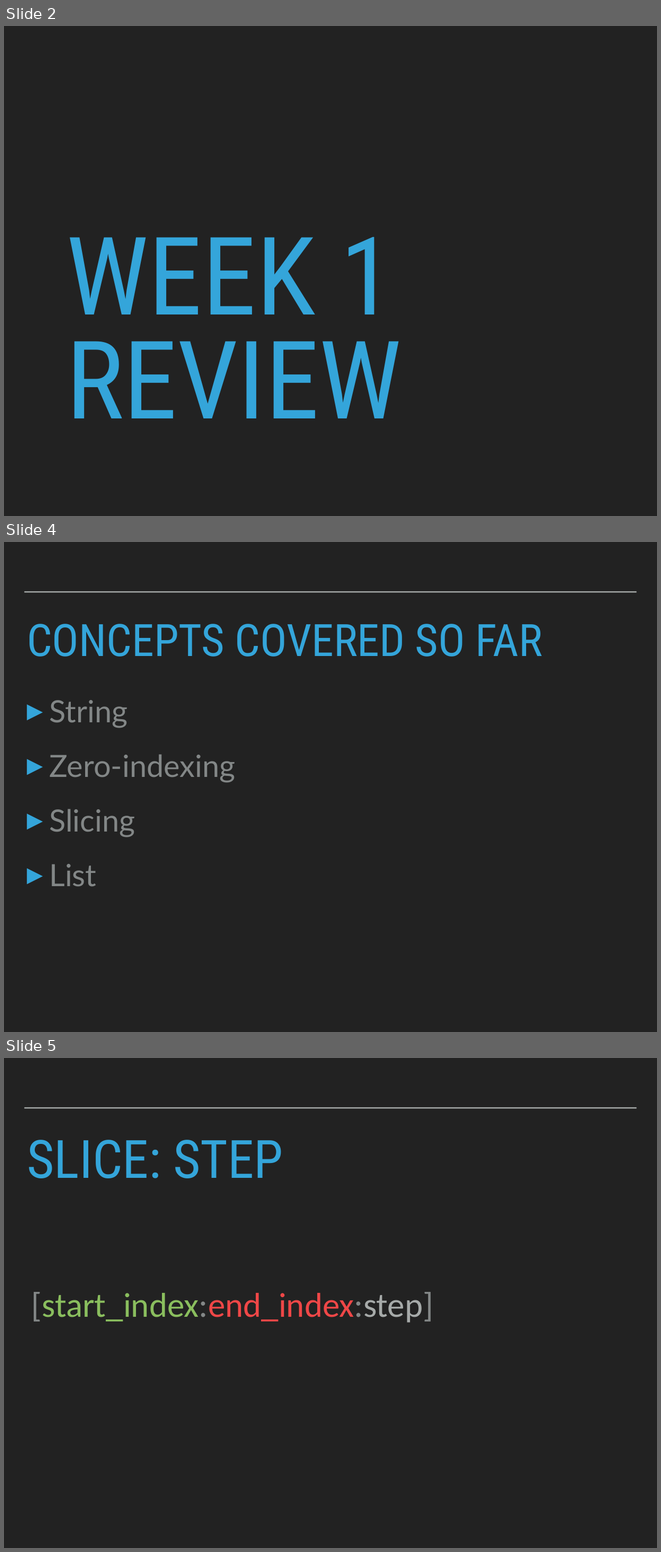
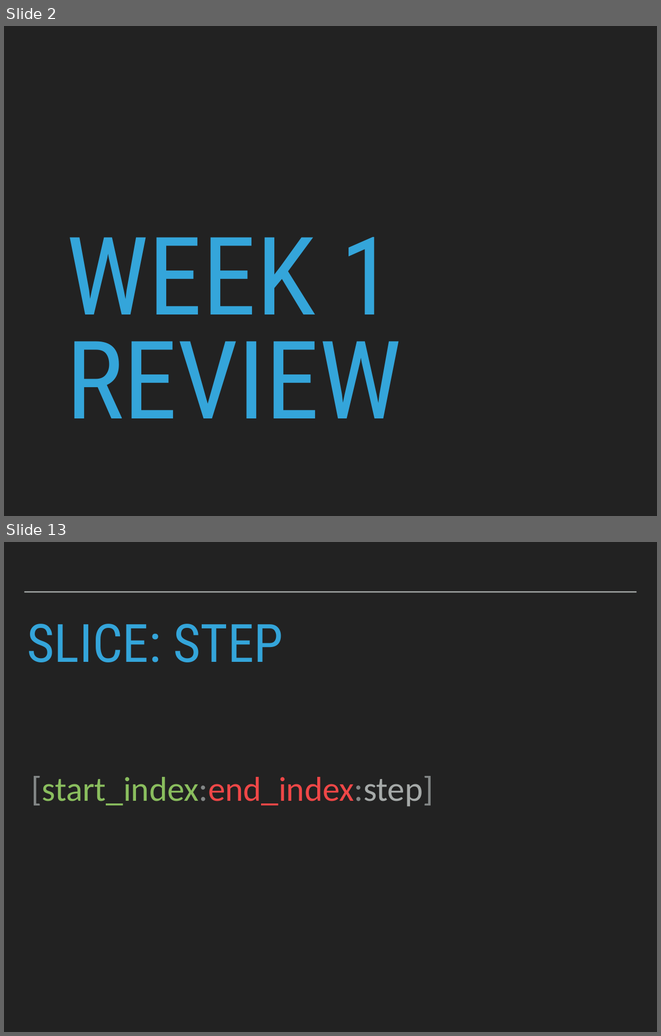
Before and after one commit to robcarrington/Week2_PythonForDataScience, a slide deck: Session3_Slides.pptx. Shown one above the other, each under a label of ours: slides 2, 4 and 5 before the commit, slides 2 and 13 after it; the slides between them are not shown. The pictures are 661x1552 and 661x1036 pixels, drawn with LibreOffice and Linux fonts; fonts in the diff are those of the drawing. Boxes give left, top, right and bottom in pixels: in the first picture for what was removed or moved away, otherwise in the second. Text is boxed around its words. In the diff, an @@ line names an element or a change of style, - is before the commit and + after.

```diff
--- a/Session3_Slides.pptx
+++ b/Session3_Slides.pptx
@@ slide 4 removed at box(4, 542, 657, 1032), background #222222; not listed: 1 template element that a slide beside it also shows @@
@@ title removed at box(27, 624, 542, 656) @@
-CONCEPTS COVERED SO FAR
@@ text removed at box(49, 700, 235, 886) @@
-▸ String
-▸ Zero-indexing
-▸ Slicing
-▸ List
@@ what was slide 5 is now slide 13 @@
```
Also in this commit, not shown: 5 slides changed, 15 slides added, 5 other slides removed, 3 other files.
